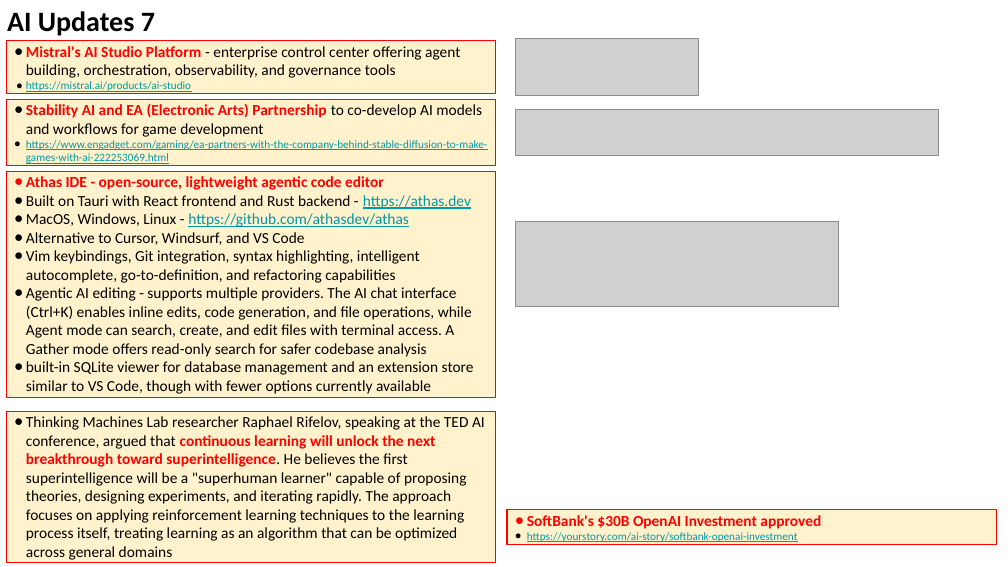
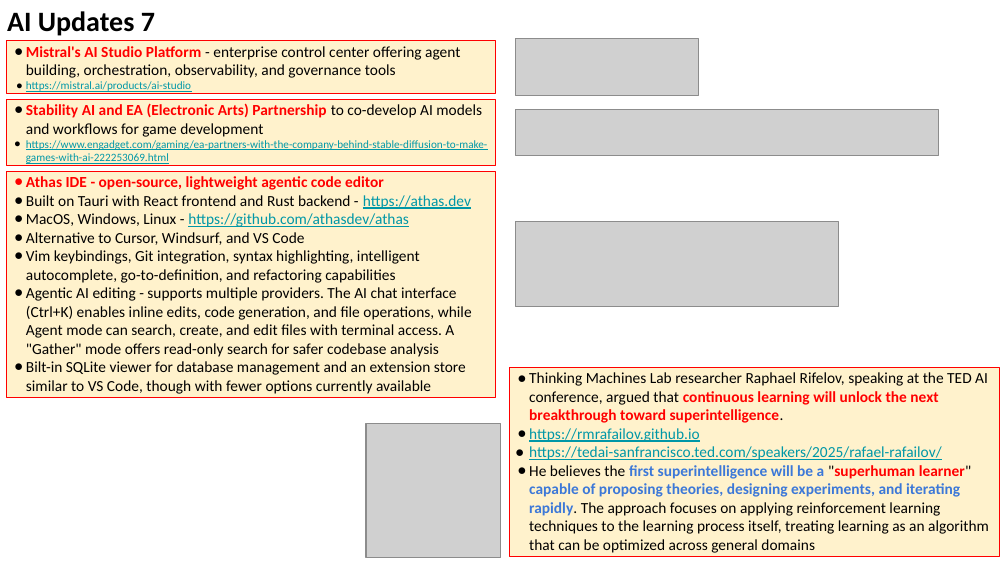
Before and after one commit to lselector/seminar, a slide deck: slide 14 of 2025/2025-10-31-AI-Updates.pptx (slide 13 before the commit). Drawn at 1008x567 pixels with LibreOffice and Linux fonts; fonts in the diff are those of the drawing; grey boxes stand for pictures. Boxes give left, top, right and bottom in pixels: in the first picture for what was removed or moved away, otherwise in the second. Text is boxed around its words. In the diff, an @@ line names an element or a change of style, - is before the commit and + after.

Commit message:
update

```diff
--- a/2025/2025-10-31-AI-Updates.pptx
+++ b/2025/2025-10-31-AI-Updates.pptx
@@ text in rectangle at bbox=[26, 287, 472, 394]: text changed @@
-● Agentic AI editing - supports multiple providers. The AI chat interface (Ctrl+K) enables inline edits, code generation, and file operations, while Agent mode can search, create, and edit files with terminal access. A Gather mode offers read-only search for safer codebase analysis
-● built-in SQLite viewer for database management and an extension store similar to VS Code, though with fewer options currently available
+● Agentic AI editing - supports multiple providers. The AI chat interface (Ctrl+K) enables inline edits, code generation, and file operations, while Agent mode can search, create, and edit files with terminal access. A "Gather" mode offers read-only search for safer codebase analysis
+● Bilt-in SQLite viewer for database management and an extension store similar to VS Code, though with fewer options currently available
@@ rectangle "Thinking Machines Lab researcher Raphael ...": place and size @@
-rectangle "Thinking Machines Lab researcher Raphael ..." at bbox=[6, 411, 496, 562]
+rectangle "Thinking Machines Lab researcher Raphael ..." at bbox=[509, 368, 999, 556]
@@ text in rectangle at bbox=[529, 372, 989, 553]: text changed @@
-● Thinking Machines Lab researcher Raphael Rifelov, speaking at the TED AI conference, argued that continuous learning will unlock the next breakthrough toward superintelligence. He believes the first superintelligence will be a "superhuman learner" capable of proposing theories, designing experiments, and iterating rapidly. The approach focuses on applying reinforcement learning techniques to the learning process itself, treating learning as an algorithm that can be optimized across general domains
+● Thinking Machines Lab researcher Raphael Rifelov, speaking at the TED AI conference, argued that continuous learning will unlock the next breakthrough toward superintelligence.
+● https://rmrafailov.github.io
+● https://tedai-sanfrancisco.ted.com/speakers/2025/rafael-rafailov/
+● He believes the first superintelligence will be a "superhuman learner" capable of proposing theories, designing experiments, and iterating rapidly. The approach focuses on applying reinforcement learning techniques to the learning process itself, treating learning as an algorithm that can be optimized across general domains
@@ picture added at bbox=[366, 423, 501, 558] @@
@@ rectangle removed at bbox=[507, 510, 997, 544] @@
-● SoftBank's $30B OpenAI Investment approved
-● https://yourstory.com/ai-story/softbank-openai-investment
```
Also in this commit, not shown: 4 other slides changed, 4 slides added.
